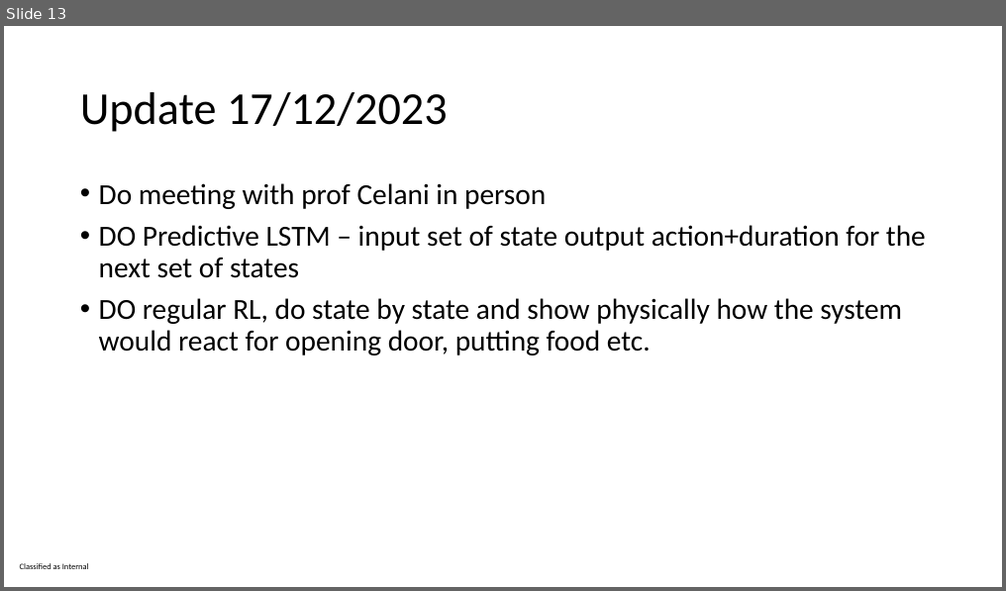
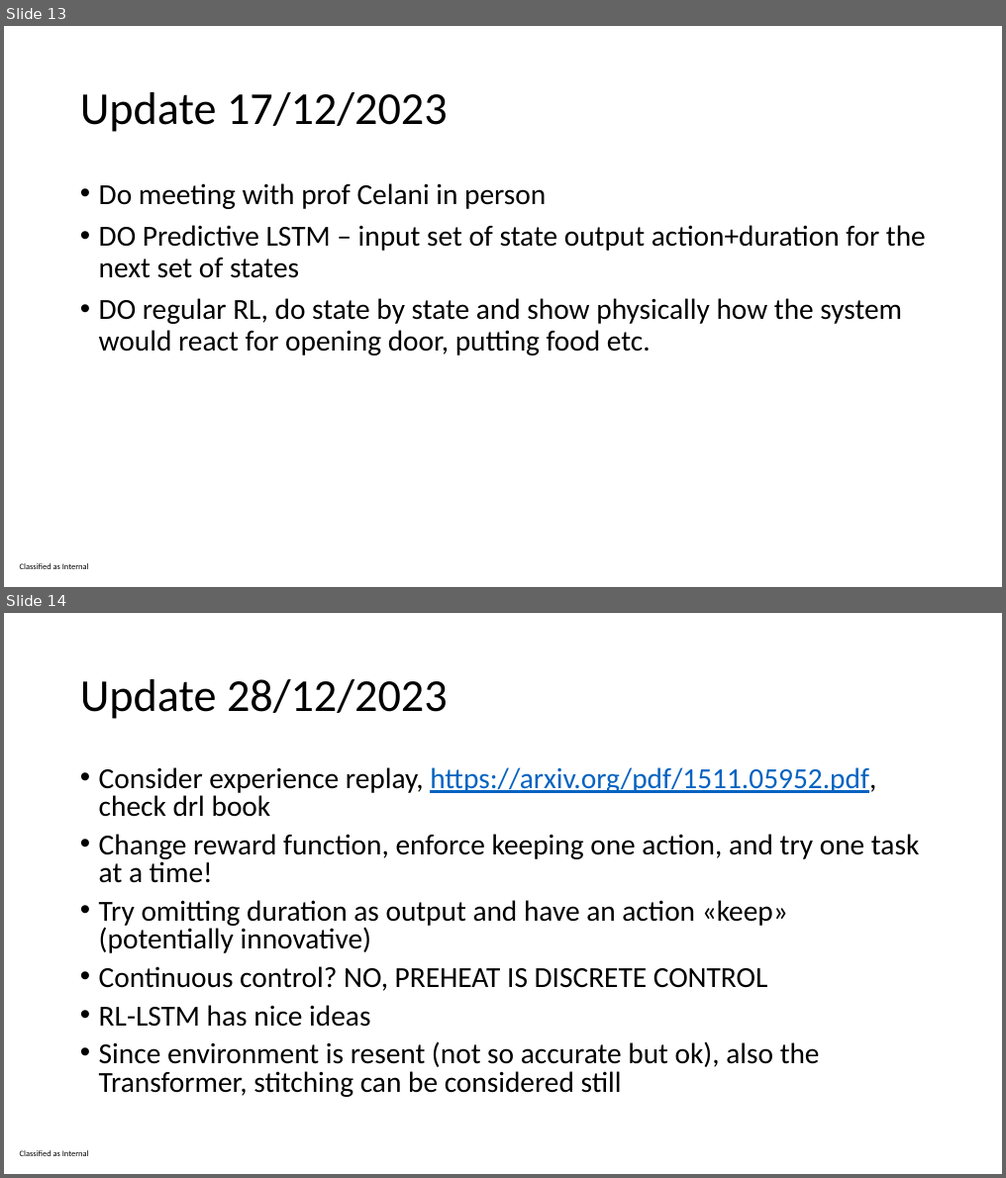
Before and after one commit to ImolaFodor/offline-rl-thesis, a slide deck: thesis proposal planning pre-heat.pptx. Shown one above the other, each under a label of ours: slide 13 before the commit, slides 13 and 14 after it. The pictures are 1006x591 and 1006x1178 pixels, drawn with LibreOffice and Linux fonts; fonts in the diff are those of the drawing. Boxes give left, top, right and bottom in pixels: in the first picture for what was removed or moved away, otherwise in the second. Text is boxed around its words. In the diff, an @@ line names an element or a change of style, - is before the commit and + after.

```diff
--- a/thesis proposal planning pre-heat.pptx
+++ b/thesis proposal planning pre-heat.pptx
@@ slide 14 added at box(4, 613, 1002, 1174), background #FFFFFF; not listed: 1 template element that a slide beside it also shows @@
@@ title added at box(80, 679, 448, 719), 44 pt, text #000000 @@
+Update 28/12/2023
@@ text added at box(99, 767, 919, 1097), 28 pt, text #000000 @@
+• Consider experience replay, https://arxiv.org/pdf/1511.05952.pdf, check drl book
+• Change reward function, enforce keeping one action, and try one task at a time!
+• Try omitting duration as output and have an action «keep» (potentially innovative)
+• Continuous control? NO, PREHEAT IS DISCRETE CONTROL
+• RL-LSTM has nice ideas
+• Since environment is resent (not so accurate but ok), also the Transformer, stitching can be considered still
```
Also in this commit, not shown: 1 other slide added.
